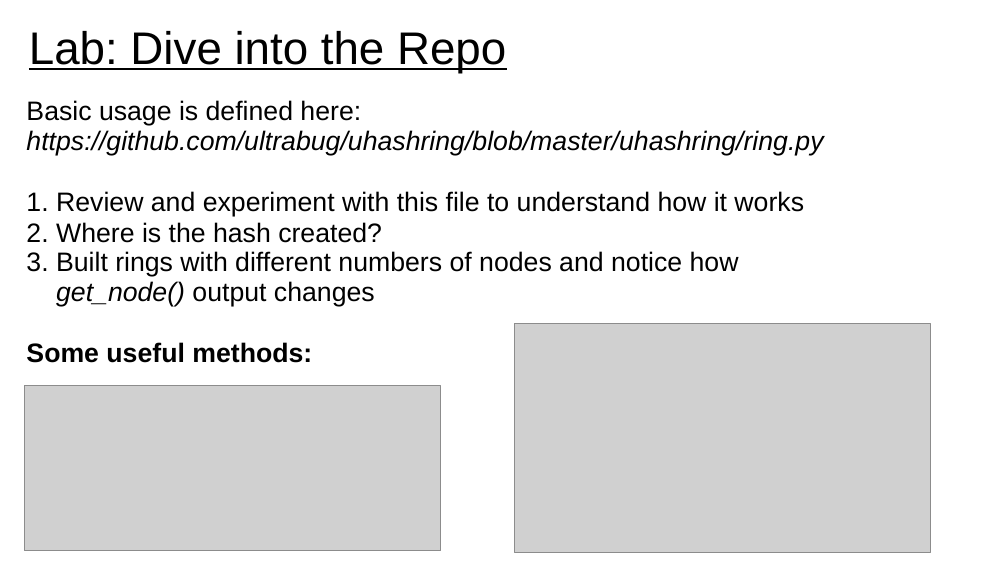
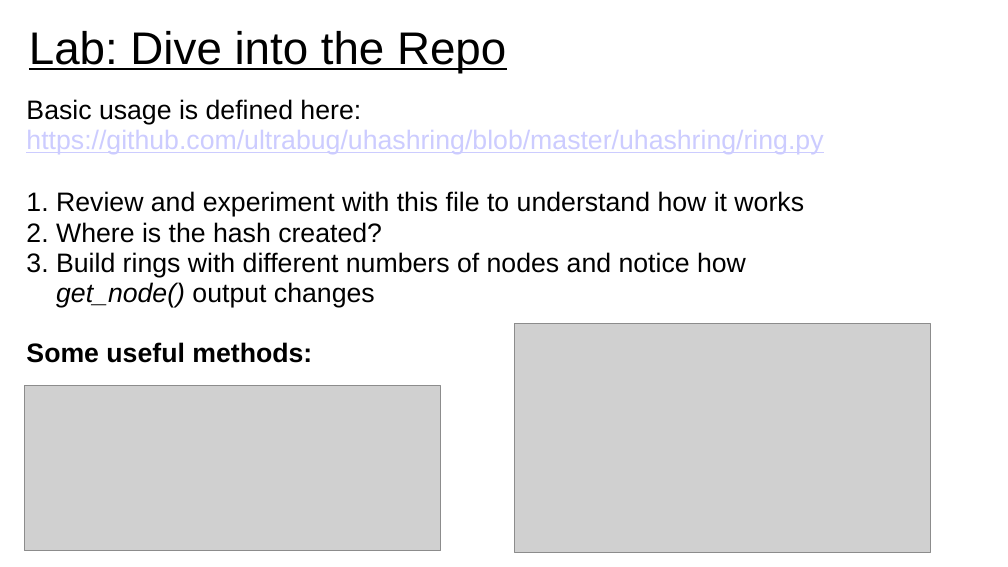
Before and after one commit to UVADS/distributed_computing, a slide deck: slide 12 of 09_distributed_data_concepts_and_tools/consistent_hashing.ppt. Drawn at 1008x567 pixels with LibreOffice and Linux fonts; fonts in the diff are those of the drawing; grey boxes stand for pictures. Boxes give left, top, right and bottom in pixels: in the first picture for what was removed or moved away, otherwise in the second. Text is boxed around its words. In the diff, an @@ line names an element or a change of style, - is before the commit and + after.

Commit message:
fixed typo

```diff
--- a/09_distributed_data_concepts_and_tools/consistent_hashing.ppt
+++ b/09_distributed_data_concepts_and_tools/consistent_hashing.ppt
@@ text at [26, 99, 823, 363]: text colour #000000 to #CCCCFF, italic off, underline on in "https://github.com/ultrabug/uhashring/blob/master/uhashring/ ..." @@
@@ text at [26, 222, 746, 307]: text changed @@
-2. Where is the hash created?
-3. Built rings with different numbers of nodes and notice how
-get_node() output changes
+2. Where is the hash created?
+3. Build rings with different numbers of nodes and notice how
+get_node() output changes
```
